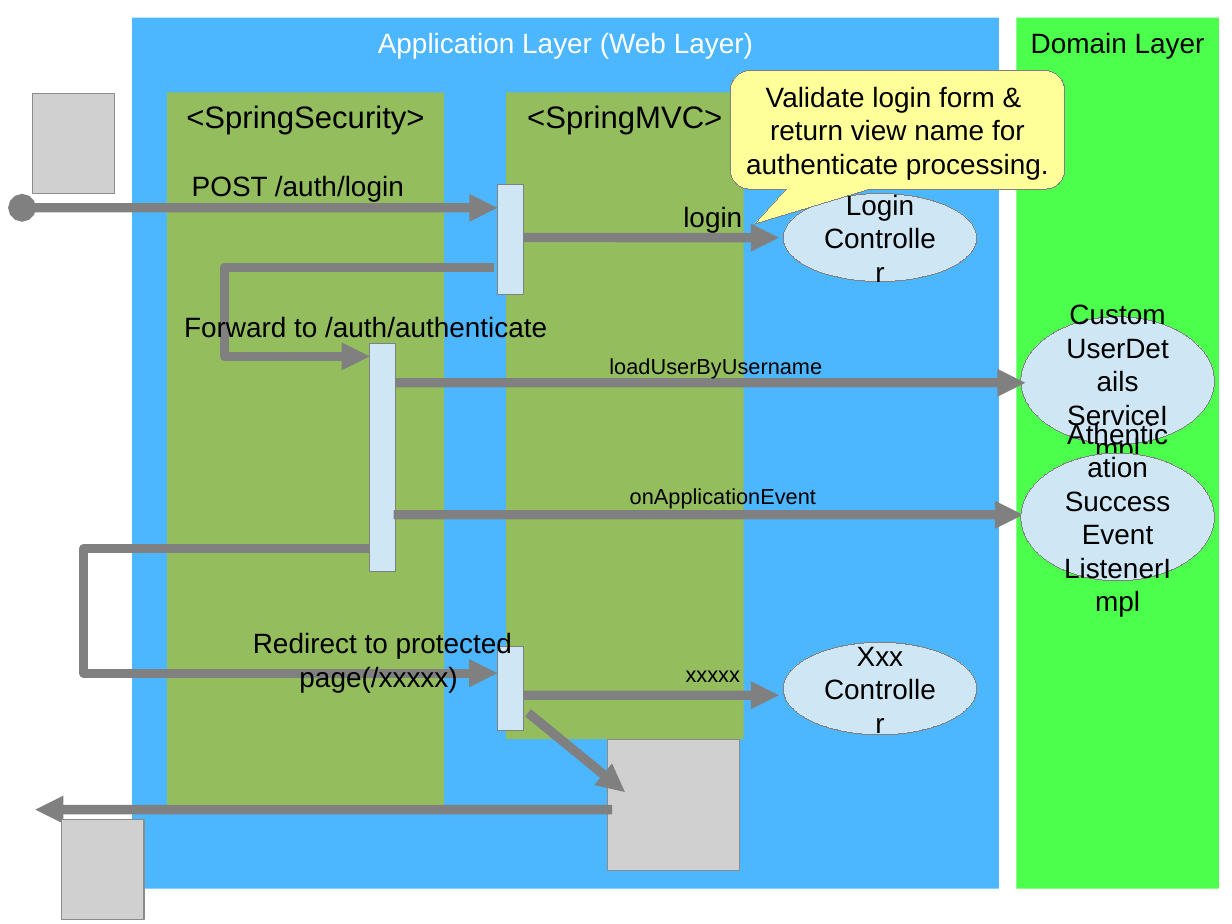
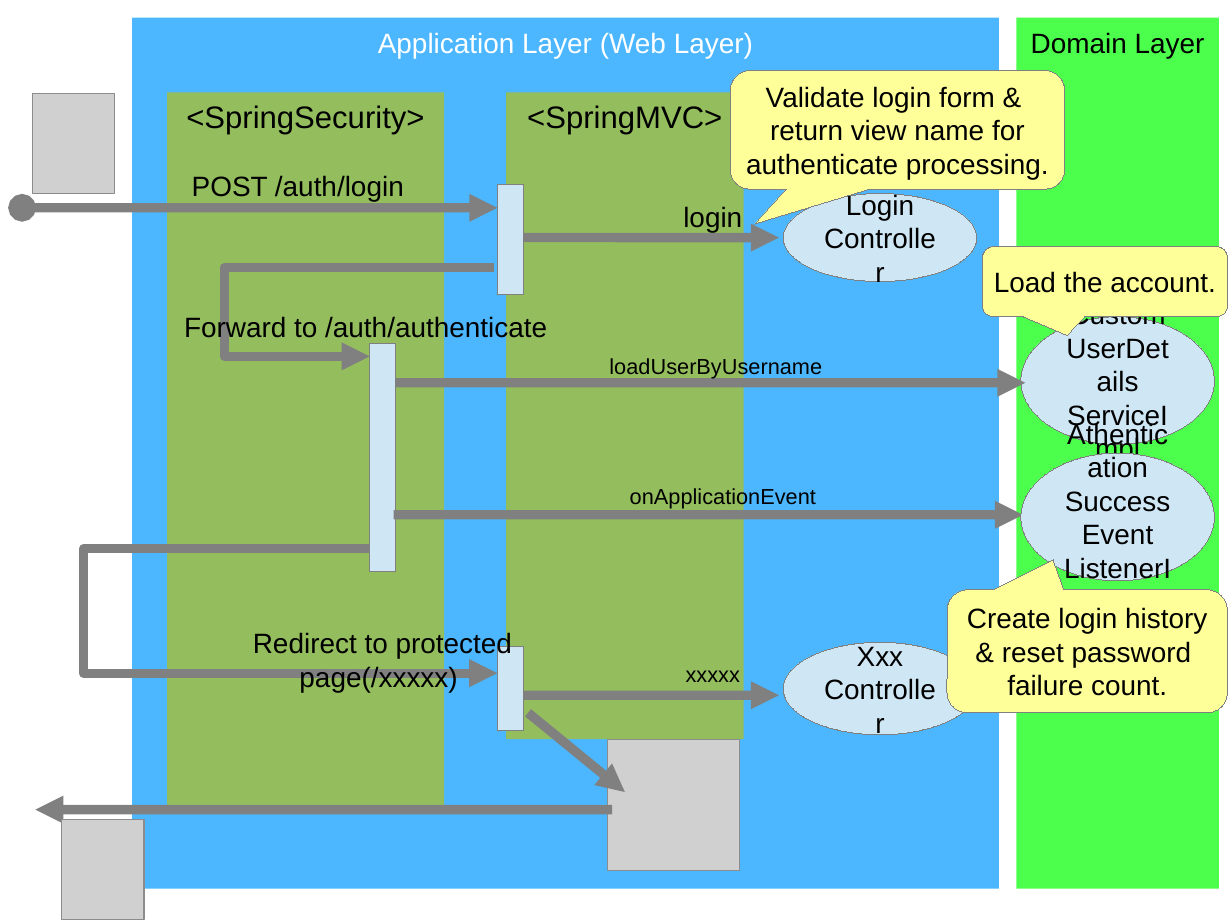
Before and after one commit to kazuki43zoo/demo-application, a slide deck: slide 3 of images/material.odp. Drawn at 1232x924 pixels with LibreOffice and Linux fonts; fonts in the diff are those of the drawing; grey boxes stand for pictures. Boxes give left, top, right and bottom in pixels: in the first picture for what was removed or moved away, otherwise in the second. Text is boxed around its words. In the diff, an @@ line names an element or a change of style, - is before the commit and + after.

```diff
--- a/images/material.odp
+++ b/images/material.odp
@@ rounded speech box added at bbox=[983, 246, 1228, 316], fill #FFFF99, outline #808080 0 pt, 18 pt, text #000000 @@
+Load the account.
@@ rounded speech box added at bbox=[947, 590, 1228, 713], fill #FFFF99, outline #808080 0 pt, 18 pt, text #000000 @@
+Create login history
+& reset password
+failure count.
```
Also in this commit, not shown: 2 other slides changed, 3 other files.
